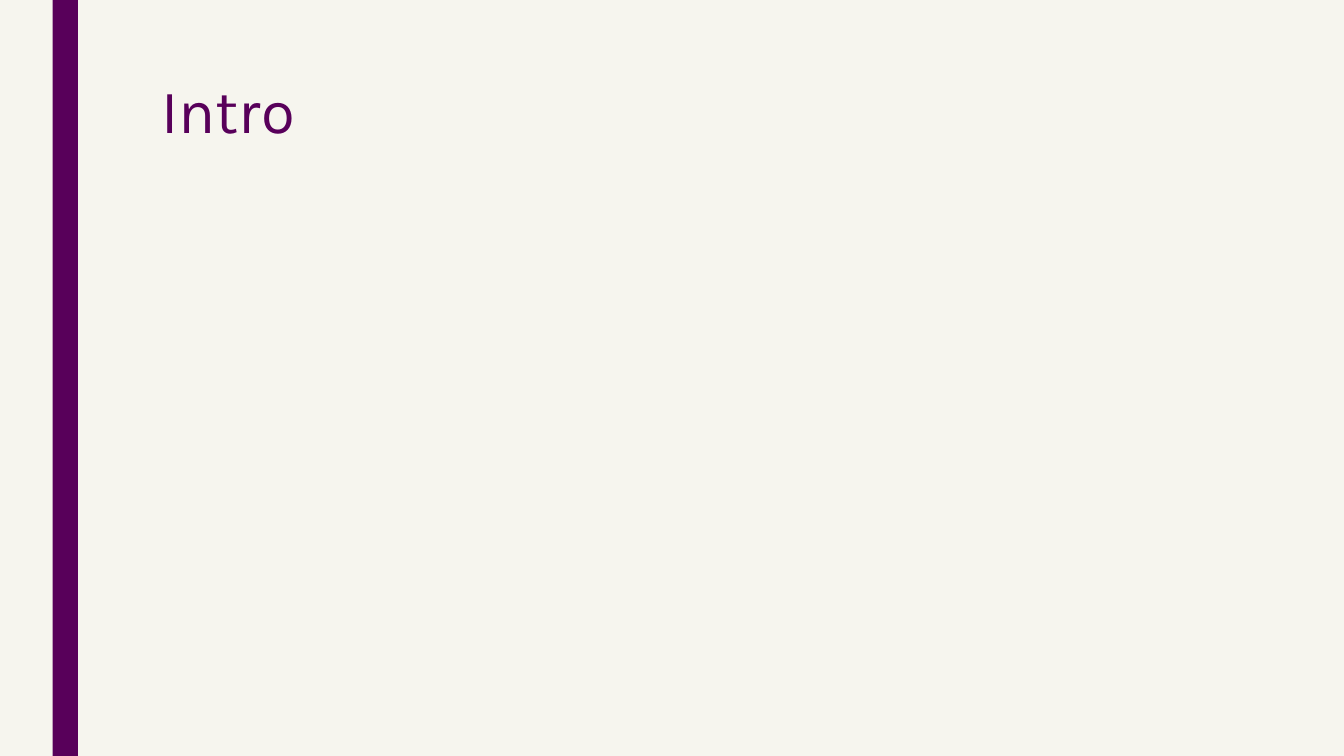
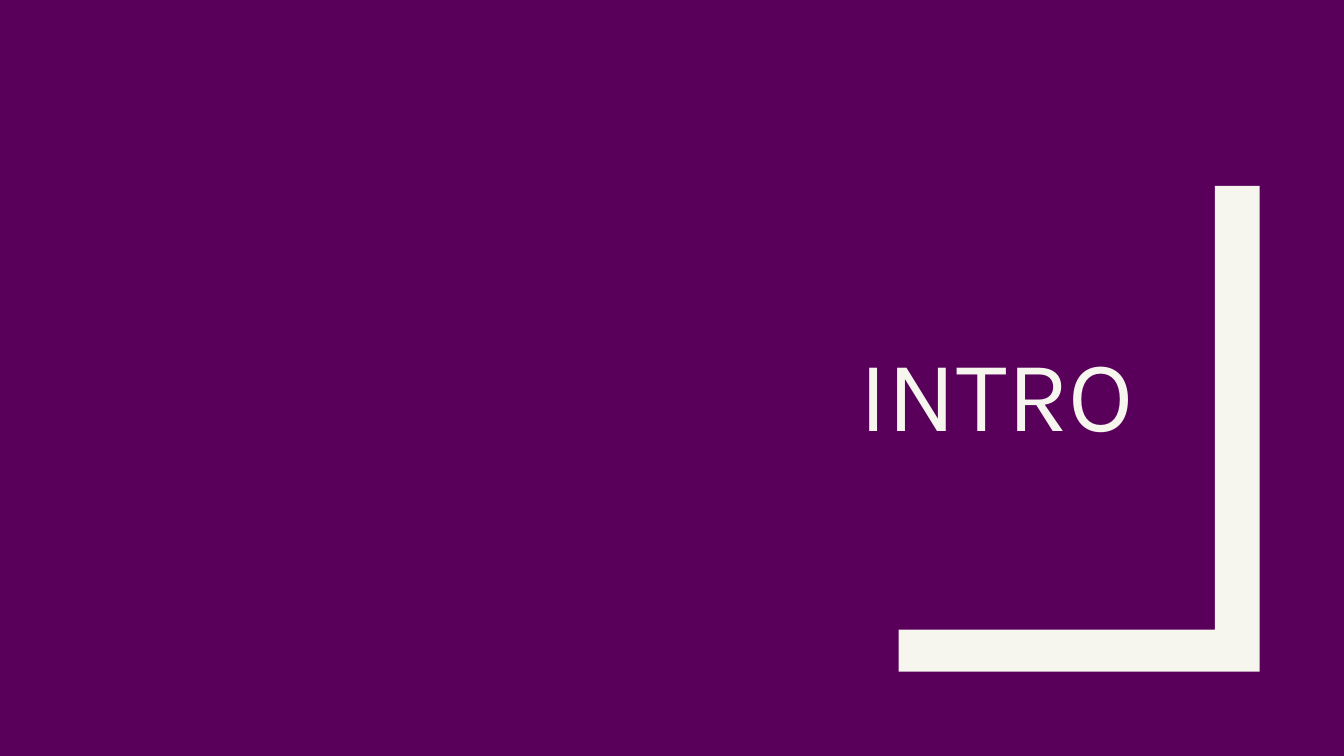
Before and after one commit to asnowmenjig/IS590-Open-Data-Mashups, a slide deck: slide 2 of final-deliverables/presentation-materials/presentation-slides.pptx. Drawn at 1344x756 pixels with LibreOffice and Linux fonts; fonts in the diff are those of the drawing. Boxes give left, top, right and bottom in pixels: in the first picture for what was removed or moved away, otherwise in the second. Text is boxed around its words. In the diff, an @@ line names an element or a change of style, - is before the commit and + after.

```diff
--- a/final-deliverables/presentation-materials/presentation-slides.pptx
+++ b/final-deliverables/presentation-materials/presentation-slides.pptx
@@ background #F6F5EE to #58005A @@
@@ rectangle removed at [52,0,78,756] @@
@@ title "INTRO" at [860,366,1134,433]: vertical alignment top to bottom @@
@@ freeform shape added at [899,186,1260,671], fill #F6F5EE @@
@@ title at [860,366,1134,433]: text changed; size 44 to 72 pt; text colour #58005A to #F6F5EE @@
-Intro
+INTRO
```
Also in this commit, not shown: 3 other slides changed, 10 slides added, 5 slides removed.
